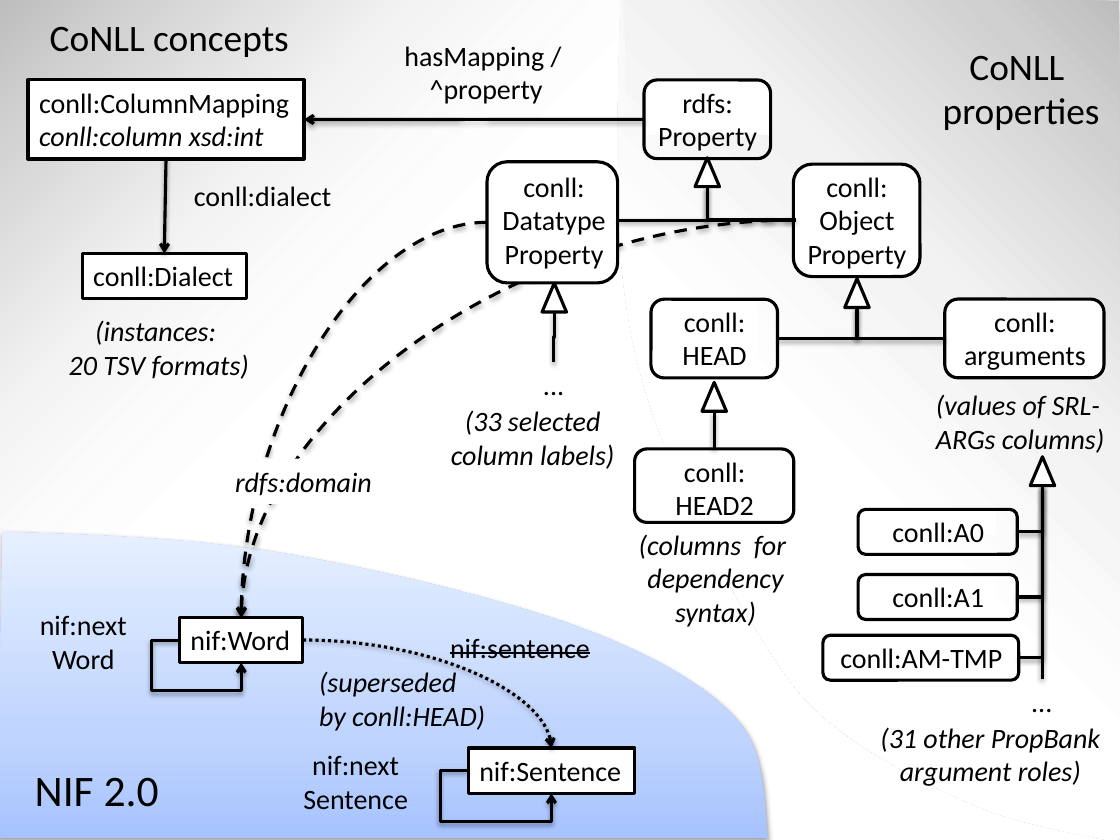
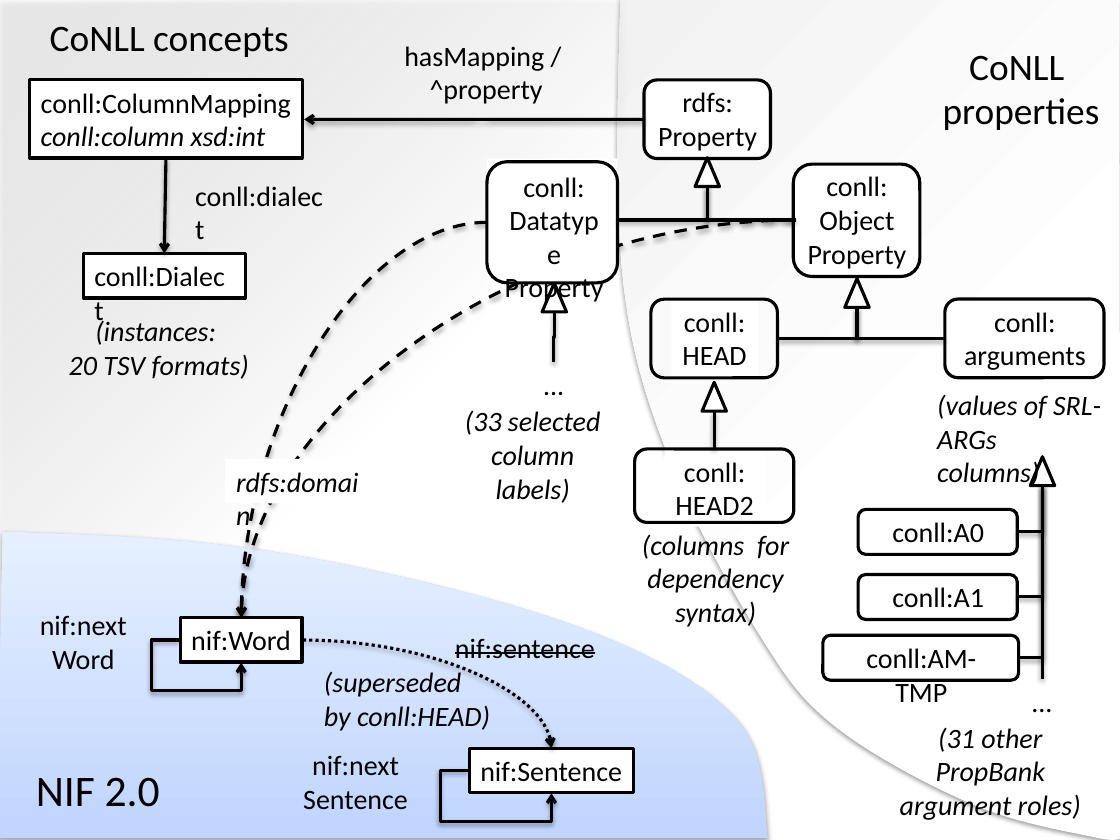
Before and after one commit to acoli-repo/conll-rdf, a slide deck: slide 2 of owl/conll.pptx. Drawn at 1120x840 pixels with LibreOffice and Linux fonts; fonts in the diff are those of the drawing. Boxes give left, top, right and bottom in pixels: in the first picture for what was removed or moved away, otherwise in the second. Text is boxed around its words. In the diff, an @@ line names an element or a change of style, - is before the commit and + after.

Commit message:
conll-rdf cheatsheet

```diff
--- a/owl/conll.pptx
+++ b/owl/conll.pptx
@@ freeform shape at box(0, 0, 626, 581): fill gradient #BDBDBD to #D1D1D1 to #F2F2F2 to #FFFFFF to gradient #FFFFFF; shadow on; outline redrawn @@
@@ freeform shape at box(617, 0, 1120, 840): fill gradient #BDBDBD to #D1D1D1 to #F2F2F2 to #FFFFFF to gradient #FFFFFF to #F2F2F2; shadow on; outline redrawn @@
@@ proportions changed in 7 elements at box(793, 165, 920, 277), box(945, 299, 1104, 377), box(823, 635, 1019, 680), box(1030, 457, 1055, 486), box(635, 449, 794, 523), box(542, 283, 567, 312), box(487, 161, 618, 282) @@
@@ curved arrow (487, 222) - (241, 617): route changed @@
@@ freeform shape at box(0, 532, 771, 840): fill gradient #A4C4FF to #BFD4FF to #E6EEFF to gradient #BFD4FE to #E5EFFF; outline redrawn @@
@@ text "nif:sentence": place and size @@
-text "nif:sentence" at box(319, 638, 590, 731)
+text "nif:sentence" at box(324, 638, 595, 731)
@@ text "conll:AM-TMP" rewrapped from box(840, 648, 1002, 668) to box(866, 648, 976, 702) @@
@@ 7 texts: place and size @@
-7 texts at box(194, 177, 1104, 786)
+7 texts at box(195, 177, 1101, 822)
```
Also in this commit, not shown: 3 other slides changed, 1 slide added, 2 other files.
